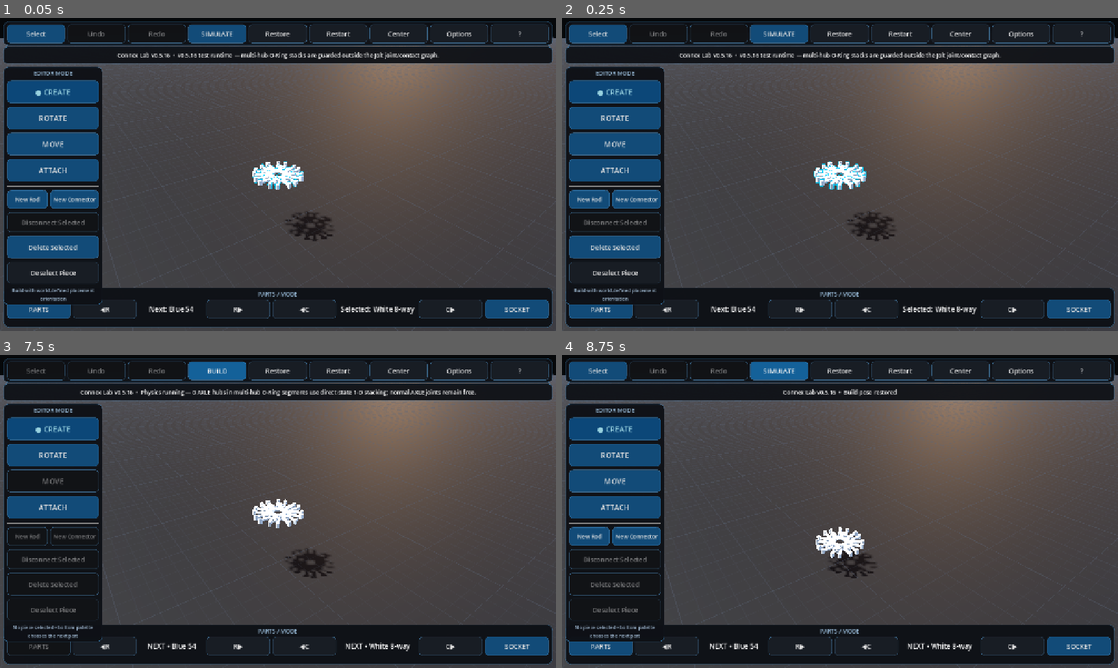
Above: before the commit, frames 1-4 (two rows, left to right).
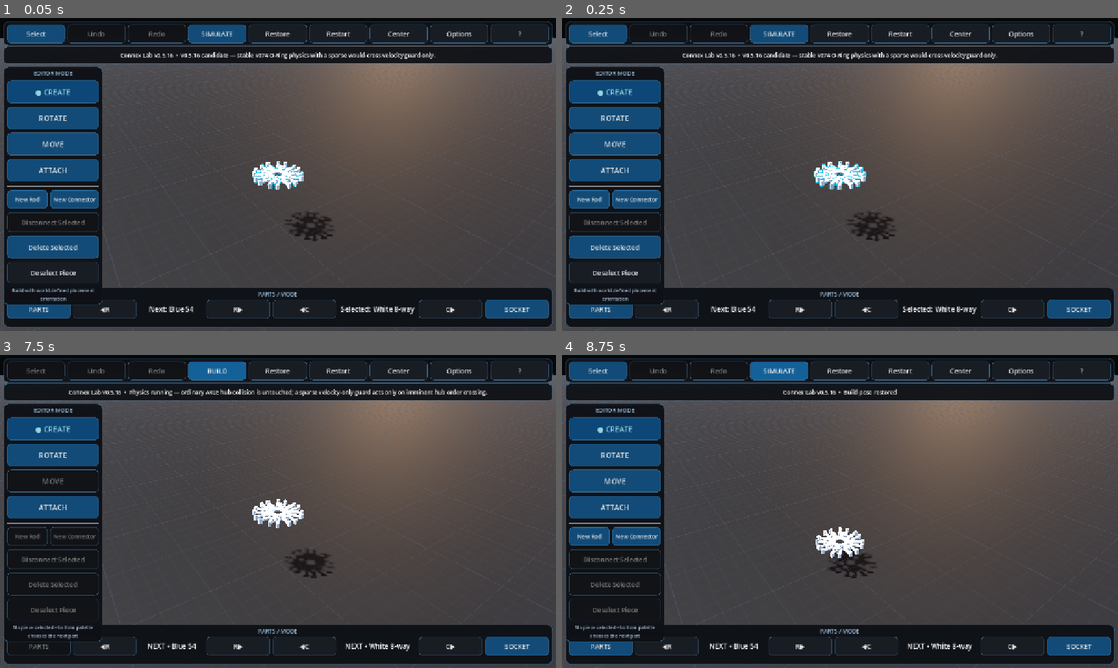
Above: after the commit, the same moments.

Repository: pixel375/connex
Game: Godot game, scene res://Main.tscn
Same seed, same stepped clock (60 frames per second), same inputs: the game is played once before the commit and once after it.
Inputs:
- Up to frame 1 (0.05 s): no input
- Up to frame 2 (0.25 s): no input
- Up to frame 3 (7.5 s): click "Restart" at 0.5 s; click "Restart" at 1.25 s; click "Restart" at 2 s; click "New Rod" at 2.75 s; click "● New Rod" at 3.5 s; click "New Rod" at 4.25 s; click "● New Rod" at 5 s; click "Select" at 5.75 s; click "SELECT…" at 6.5 s; click "SIMULATE" at 7.25 s
- Up to frame 4 (8.75 s): click "BUILD" at 8 s

The runs differ from the first frame. In frame 1, 0.6% of the frame differs, in the area x 21-79%, y 10-14%; in frame 2, 0.6%; in frame 3, 0.8%, in the area x 12-88%, y 10-14%; in frame 4, nothing differs.

Commit message:
fix: promote stable v083 runtime

Diff:
--- a/Main.tscn
+++ b/Main.tscn
@@ -1,8 +1,8 @@
 [gd_scene load_steps=3 format=3]
 
-; v0.5.16 direct-state axle-stack diagnostic runtime: res://scripts/main_v076.gd
-; v0.5.15 stable lineage marker: res://scripts/main_v071.gd
-[ext_resource type="Script" path="res://scripts/main_v076.gd" id="1_main"]
+; v0.5.16 release-candidate runtime: res://scripts/main_v083.gd
+; stable O-Ring lineage: v0.5.15 main_v071 -> v0.5.16 main_v074 -> sparse v083 tunnel guard
+[ext_resource type="Script" path="res://scripts/main_v083.gd" id="1_main"]
 [ext_resource type="Script" path="res://scripts/physics_slider_fix_v052.gd" id="2_physics_fix"]
 
 [node name="Main" type="Node3D"]
